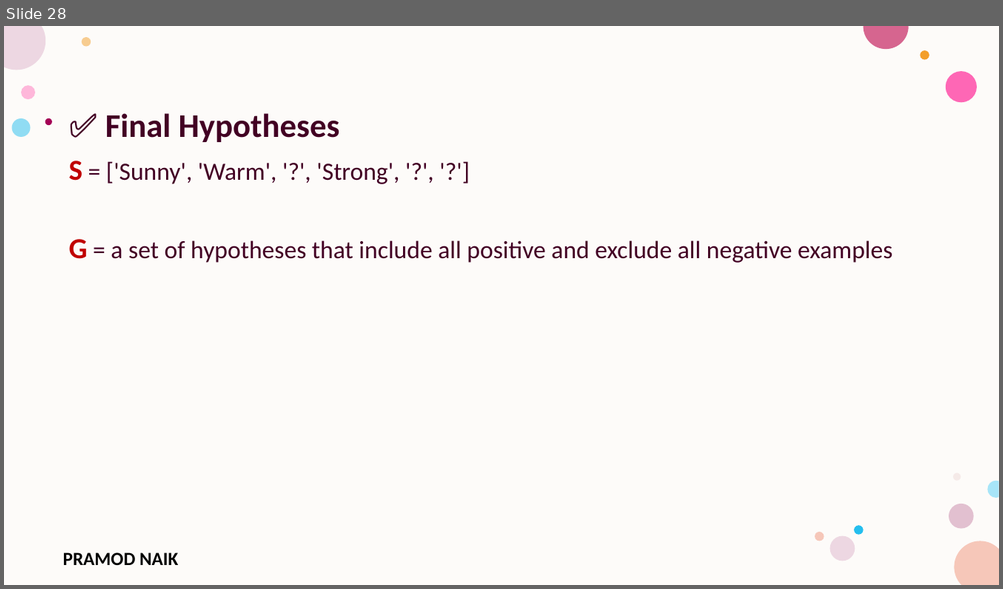
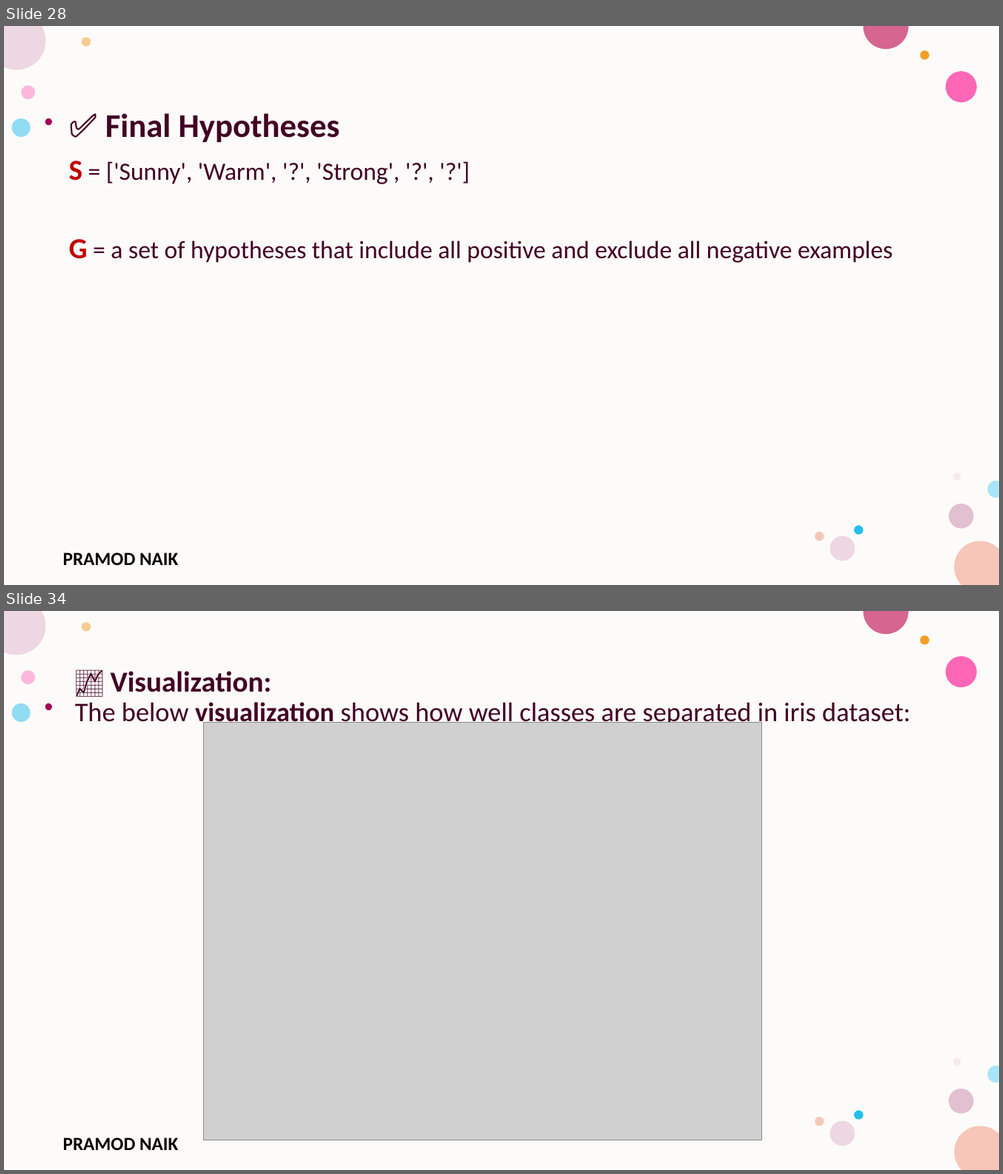
Before and after one commit to PRAMODNAIK-DEV/MCA-2nd-Sem-ML-Data-Analytics-Shridevi-College, a slide deck: Lab Programs/Lab Program-Algorithms.pptx. Shown one above the other, each under a label of ours: slide 28 before the commit, slides 28 and 34 after it; the slides between them are not shown. The pictures are 1003x589 and 1003x1174 pixels, drawn with LibreOffice and Linux fonts; fonts in the diff are those of the drawing; grey boxes stand for pictures; background and template pictures are left out. Boxes give left, top, right and bottom in pixels: in the first picture for what was removed or moved away, otherwise in the second. Text is boxed around its words. In the diff, an @@ line names an element or a change of style, - is before the commit and + after.

```diff
--- a/Lab Programs/Lab Program-Algorithms.pptx
+++ b/Lab Programs/Lab Program-Algorithms.pptx
@@ slide 34 added at (4,611,999,1170), background #FFFFFF; not listed: 17 template elements that a slide beside it also shows @@
@@ title added at (75,671,910,728), 26 pt, text #420023 @@
+📈 Visualization:
+The below visualization shows how well classes are separated in iris dataset:
@@ picture added at (204,723,761,1141) @@
```
Also in this commit, not shown: 16 other slides added, 2 other files.
